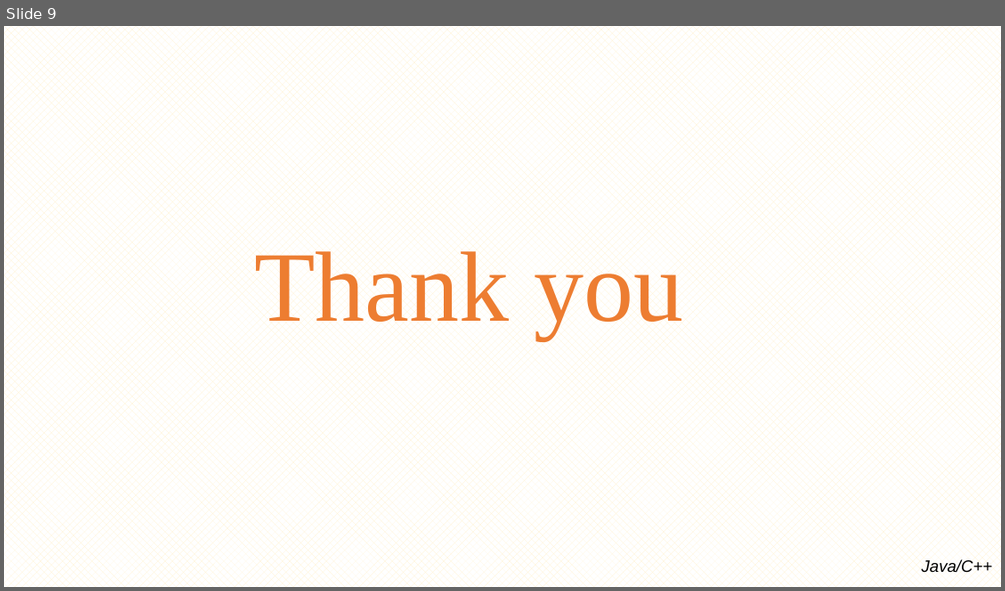
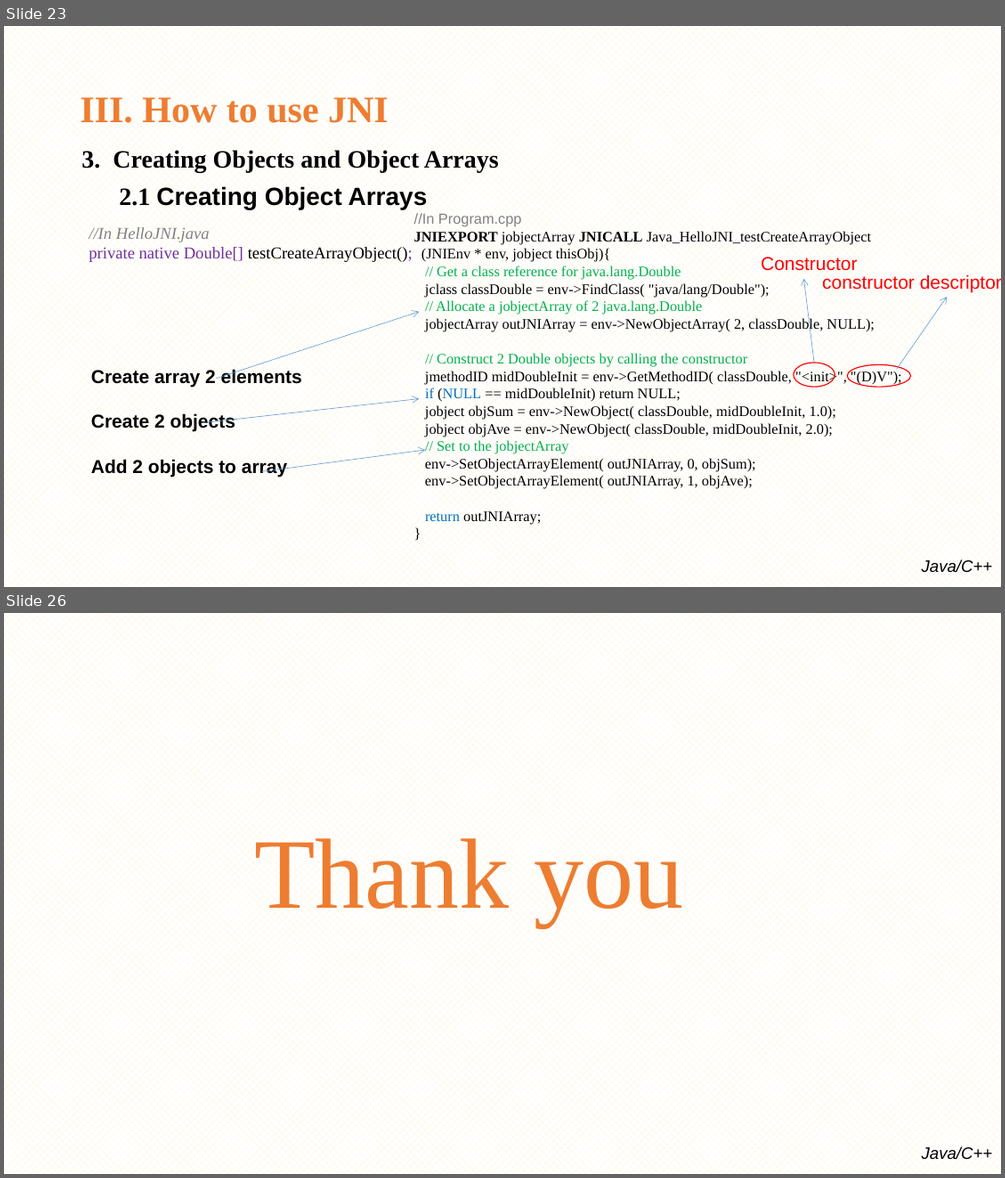
Before and after one commit to minhthedt/hello-world, a slide deck: Training/Java native interface(JNI).pptx. Shown one above the other, each under a label of ours: slide 9 before the commit, slides 23 and 26 after it; the slides between them are not shown. The pictures are 1005x591 and 1005x1178 pixels, drawn with LibreOffice and Linux fonts; fonts in the diff are those of the drawing; background and template pictures are left out. Boxes give left, top, right and bottom in pixels: in the first picture for what was removed or moved away, otherwise in the second. Text is boxed around its words. In the diff, an @@ line names an element or a change of style, - is before the commit and + after.

```diff
--- a/Training/Java native interface(JNI).pptx
+++ b/Training/Java native interface(JNI).pptx
@@ slide 23 added at (x1=4, y1=26, x2=1001, y2=587), background pattern #FFF2CC on #FFFFFF; not listed: 1 template element that a slide beside it also shows @@
@@ title added at (x1=80, y1=97, x2=388, y2=123), 36 pt, text #ED7D31, bold @@
+III. How to use JNI
@@ text added at (x1=81, y1=150, x2=499, y2=209), 24 pt, text #000000, bold @@
+3. Creating Objects and Object Arrays
+2.1 Creating Object Arrays
@@ text added at (x1=89, y1=227, x2=413, y2=262), 16 pt, text #000000 @@
+//In HelloJNI.java
+private native Double[] testCreateArrayObject();
@@ text added at (x1=414, y1=213, x2=902, y2=524), 14 pt, text #000000 @@
+//In Program.cpp
+JNIEXPORT jobjectArray JNICALL Java_HelloJNI_testCreateArrayObject
+(JNIEnv * env, jobject thisObj){
+// Get a class reference for java.lang.Double
+jclass classDouble = env->FindClass( "java/lang/Double");
+// Allocate a jobjectArray of 2 java.lang.Double
+jobjectArray outJNIArray = env->NewObjectArray( 2, classDouble, NULL);
+// Construct 2 Double objects by calling the constructor
+jmethodID midDoubleInit = env->GetMethodID( classDouble, "<init>", "(D)V");
+if (NULL == midDoubleInit) return NULL;
+jobject objSum = env->NewObject( classDouble, midDoubleInit, 1.0);
+jobject objAve = env->NewObject( classDouble, midDoubleInit, 2.0);
+// Set to the jobjectArray
+env->SetObjectArrayElement( outJNIArray, 0, objSum);
+env->SetObjectArrayElement( outJNIArray, 1, objAve);
+return outJNIArray;
+}
@@ text added at (x1=760, y1=257, x2=857, y2=271), 18 pt, text #FF0000 @@
+Constructor
@@ arrow added from (814, 362) to (804, 279), #5B9BD5 0.5 pt @@
@@ text added at (x1=822, y1=274, x2=1001, y2=292), 18 pt, text #FF0000 @@
+constructor descriptor
@@ arrow added from (217, 378) to (419, 312), #5B9BD5 0.5 pt @@
@@ arrow added from (897, 370) to (947, 297), #5B9BD5 0.5 pt @@
@@ text added at (x1=91, y1=368, x2=302, y2=476), 18 pt, text #000000, bold @@
+Create array 2 elements
+Create 2 objects
+Add 2 objects to array
@@ ellipse added at (x1=793, y1=362, x2=834, y2=386), outline #FF0000 1 pt @@
@@ ellipse added at (x1=848, y1=365, x2=911, y2=386), outline #FF0000 1 pt @@
@@ arrow added from (202, 423) to (419, 398), #5B9BD5 0.5 pt @@
@@ arrow added from (262, 472) to (425, 450), #5B9BD5 0.5 pt @@
@@ what was slide 9 is now slide 26 @@
```
Also in this commit, not shown: 1 slide changed, 16 other slides added.
